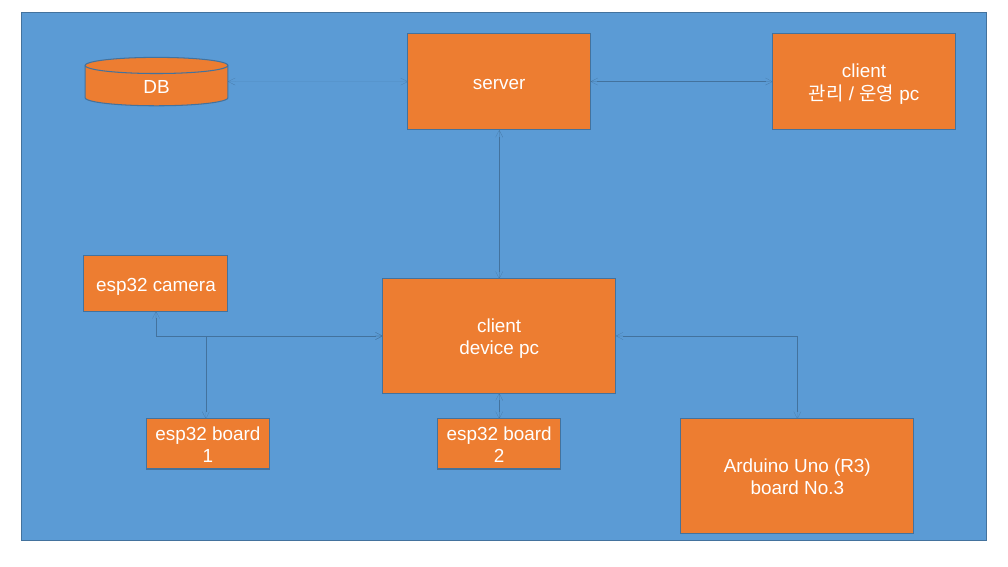
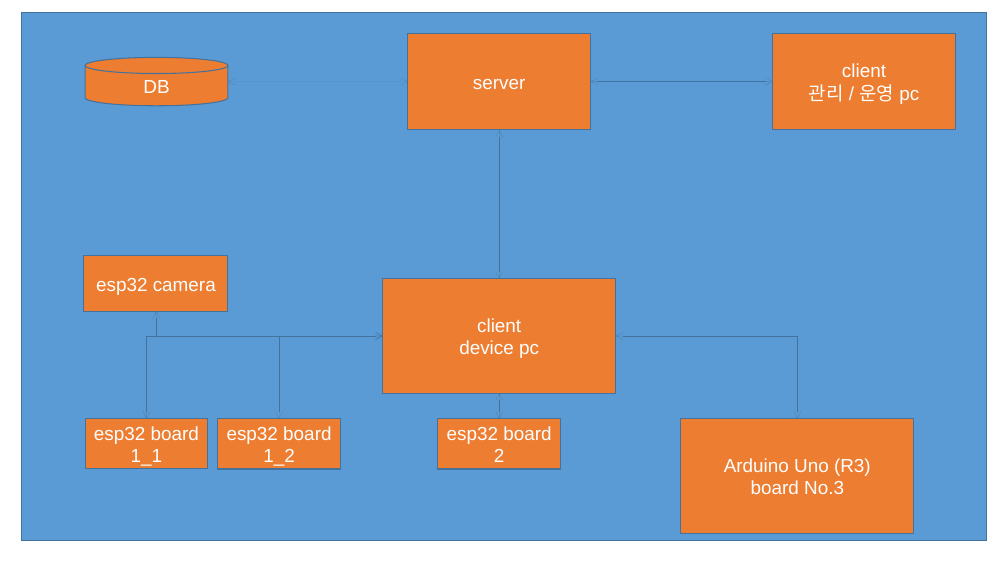
Before and after one commit to addinedu-physicalai-1st/iot-repo-2, a slide deck: slide 2 of 0.Tmp/3.Home_Tmp_ver/Presentation3.pptx (slide 1 before the commit). Drawn at 1008x567 pixels with LibreOffice and Linux fonts; fonts in the diff are those of the drawing. Boxes give left, top, right and bottom in pixels: in the first picture for what was removed or moved away, otherwise in the second. Text is boxed around its words. In the diff, an @@ line names an element or a change of style, - is before the commit and + after.

```diff
--- a/0.Tmp/3.Home_Tmp_ver/Presentation3.pptx
+++ b/0.Tmp/3.Home_Tmp_ver/Presentation3.pptx
@@ elbow double arrow moved from (383, 336) - (206, 419) to (383, 336) - (147, 419) @@
@@ elbow double arrow added from (383, 336) to (279, 419), #43729D 0.75 pt @@
@@ rectangle "esp32 board 1_1": place and size @@
-rectangle "esp32 board 1_1" at box(147, 419, 269, 469)
+rectangle "esp32 board 1_1" at box(85, 419, 208, 469)
@@ rectangle added at box(218, 419, 340, 469), fill #ED7D31, outline #43729D 1 pt, 18 pt, text #FFFFFF @@
+esp32 board 1_2
@@ text in rectangle at box(94, 426, 199, 466): text changed @@
-esp32 board 1
+esp32 board 1_1
```
Also in this commit, not shown: 1 other slide changed, 3 slides added, 1 slide removed, 10 other files.
